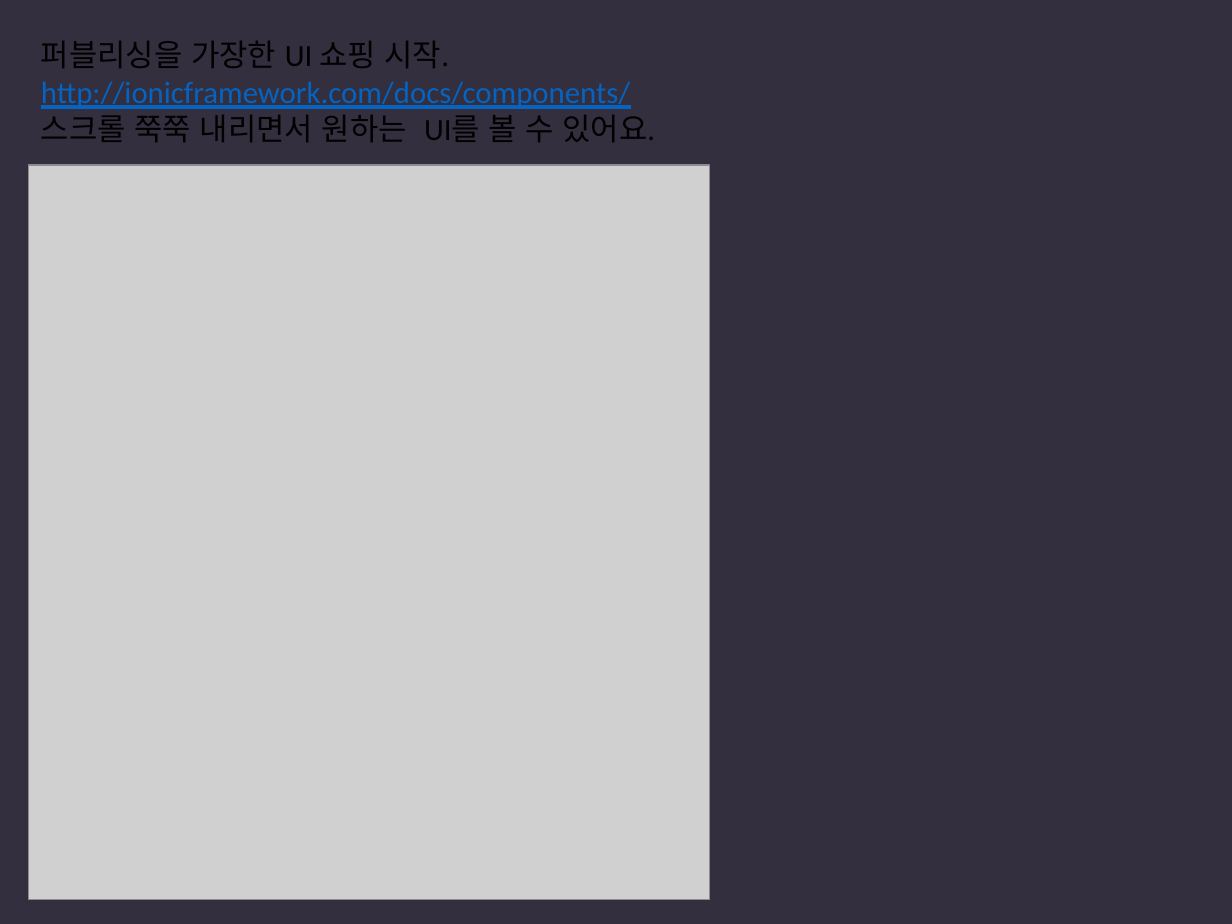
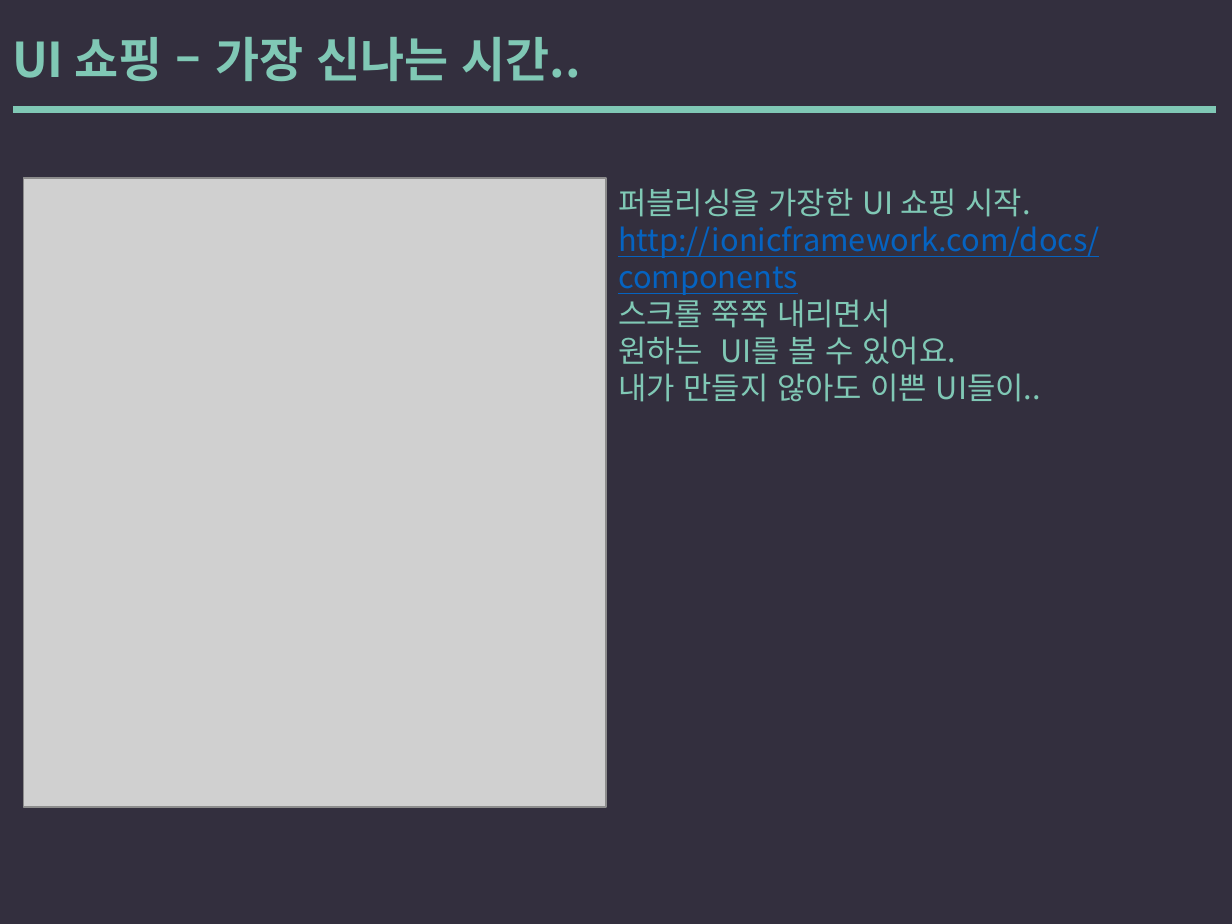
Before and after one commit to yysstory/mozzi, a slide deck: slide 27 of DOCS/1.pptx. Drawn at 1232x924 pixels with LibreOffice and Linux fonts; fonts in the diff are those of the drawing; grey boxes stand for pictures. Boxes give left, top, right and bottom in pixels: in the first picture for what was removed or moved away, otherwise in the second. Text is boxed around its words. In the diff, an @@ line names an element or a change of style, - is before the commit and + after.

```diff
--- a/DOCS/1.pptx
+++ b/DOCS/1.pptx
@@ text added at <box>12,37,581,82</box>, 28 pt, text #80C8B5, bold @@
+UI 쇼핑 – 가장 신나는 시간..
@@ line added from (16, 110) to (1212, 110), #80C8B5 4 pt @@
@@ picture: place and size @@
-picture at <box>28,165,708,899</box>
+picture at <box>23,177,606,807</box>
@@ text "퍼블리싱을 가장한 UI 쇼핑 시작.": place and size @@
-text "퍼블리싱을 가장한 UI 쇼핑 시작." at <box>41,41,655,142</box>
+text "퍼블리싱을 가장한 UI 쇼핑 시작." at <box>618,188,1100,402</box>
@@ text at <box>618,188,1030,217</box>: font Calibri to Noto Sans CJK KR, text colour #000000 to #80C8B5 in "퍼블리싱을 가장한 UI 쇼핑 시작." @@
@@ text at <box>618,226,1100,402</box>: text changed; font Calibri to Noto Sans CJK KR @@
-http://ionicframework.com/docs/components/
-스크롤 쭉쭉 내리면서 원하는 UI를 볼 수 있어요.
+http://ionicframework.com/docs/components
+스크롤 쭉쭉 내리면서
+원하는 UI를 볼 수 있어요.
+내가 만들지 않아도 이쁜 UI들이..
```
Also in this commit, not shown: 27 other slides changed.
